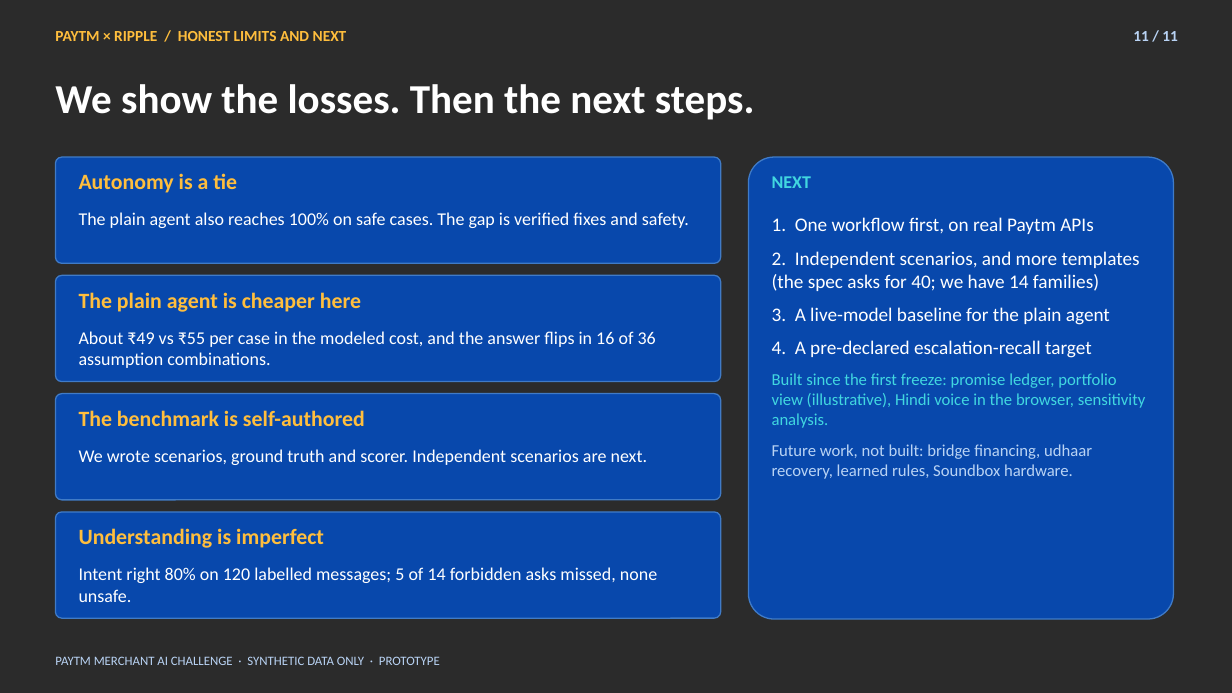
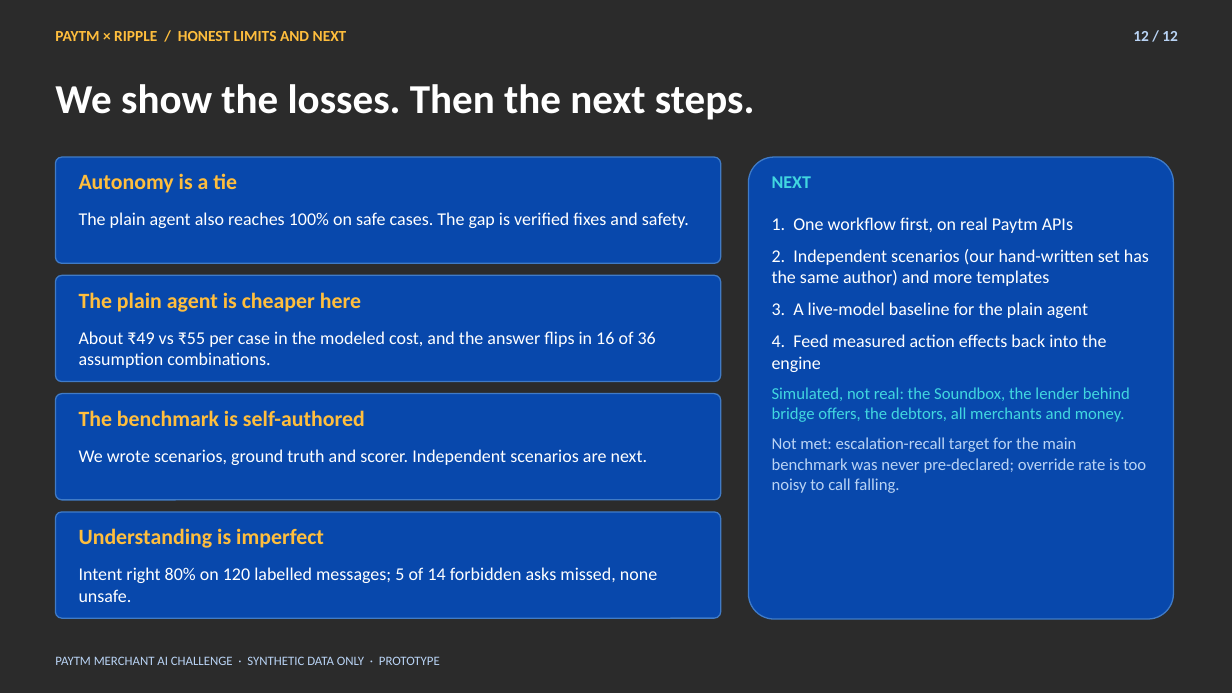
Before and after one commit to anshgupta-456/ripple, a slide deck: slide 12 of docs/RIPPLE_Pitch_Deck_v3.pptx (slide 11 before the commit). Drawn at 1232x693 pixels with LibreOffice and Linux fonts; fonts in the diff are those of the drawing; background and template pictures are left out; a plain dark background stands for a picture behind light text. Boxes give left, top, right and bottom in pixels: in the first picture for what was removed or moved away, otherwise in the second. Text is boxed around its words. In the diff, an @@ line names an element or a change of style, - is before the commit and + after.

```diff
--- a/docs/RIPPLE_Pitch_Deck_v3.pptx
+++ b/docs/RIPPLE_Pitch_Deck_v3.pptx
@@ text at [1133, 31, 1178, 41]: text changed @@
-11 / 11
+12 / 12
@@ text at [772, 217, 1088, 318]: size 15 to 14 pt in "1. One workflow first, on real Paytm ...", "3. A live-model baseline for the plain ..." @@
@@ text at [772, 249, 1149, 286]: text changed; size 15 to 14 pt @@
-2. Independent scenarios, and more templates (the spec asks for 40; we have 14 families)
+2. Independent scenarios (our hand-written set has the same author) and more templates
@@ text at [772, 334, 1146, 493]: text changed; text colour #41D7E0 to #B9D3F4 @@
-4. A pre-declared escalation-recall target
-Built since the first freeze: promise ledger, portfolio view (illustrative), Hindi voice in the browser, sensitivity analysis.
-Future work, not built: bridge financing, udhaar recovery, learned rules, Soundbox hardware.
+4. Feed measured action effects back into the engine
+Simulated, not real: the Soundbox, the lender behind bridge offers, the debtors, all merchants and money.
+Not met: escalation-recall target for the main benchmark was never pre-declared; override rate is too noisy to call falling.
```
Also in this commit, not shown: 10 other slides changed, 1 slide added, 20 other files.
